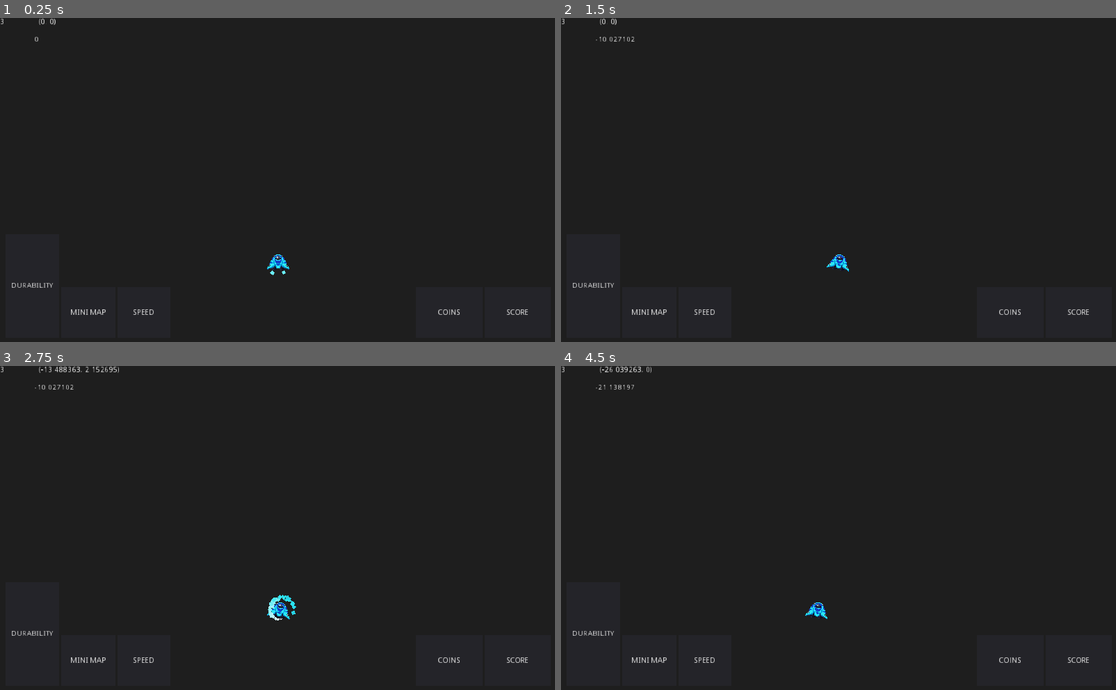
Above: before the commit, frames 1-4 (two rows, left to right).
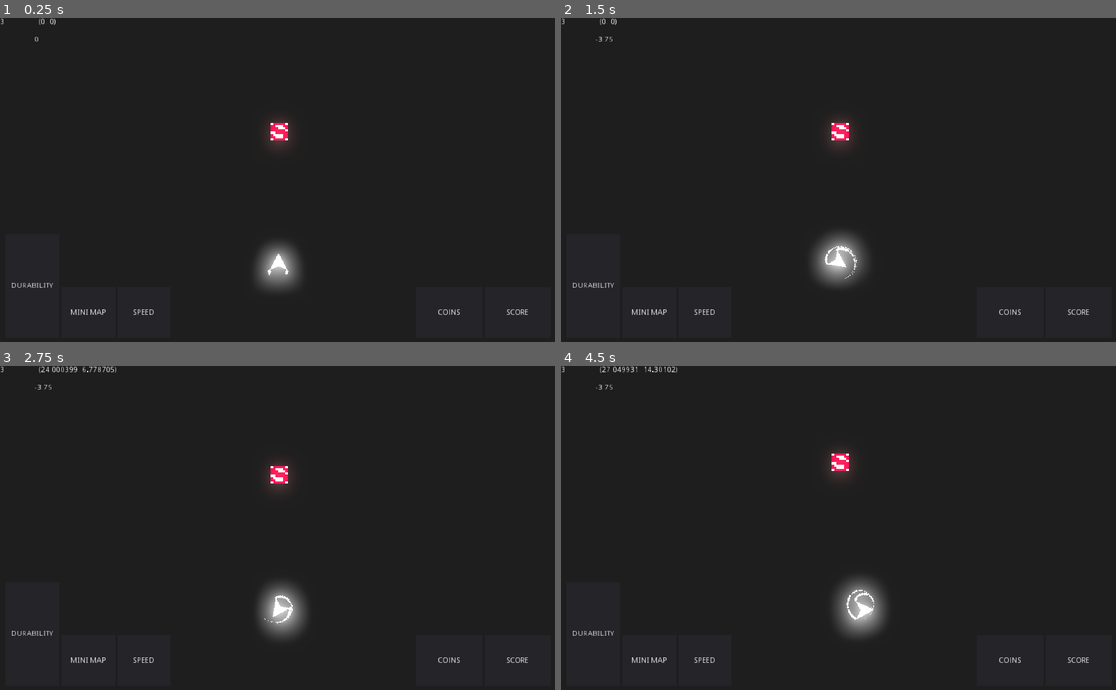
Above: after the commit, the same moments.

Repository: Nexe08/Lost-in-space
Game: Godot game, scene res://Scene/Main.tscn
Same seed, same stepped clock (60 frames per second), same inputs: the game is played once before the commit and once after it.
Inputs:
- Up to frame 1 (0.25 s): no input
- Up to frame 2 (1.5 s): tap Enter at 0.5 s; hold A (a) 0.53-1.28 s; tap D (d) at 0.8, 1.35 s
- Up to frame 3 (2.75 s): tap S (s) at 1.55 s; hold S (s) from 2.03 s (still down); tap W (w) at 2.3 s
- Up to frame 4 (4.5 s): release S (s) at 2.78 s; tap W (w) at 2.85 s; tap A (a) at 3.05 s; hold A (a) 3.53-4.28 s; tap D (d) at 3.8, 4.35 s

The runs differ from the first frame. In frame 1, 1.3% of the frame differs, in the area x 46-55%, y 31-84%; in frame 2, 1.6%; in frame 3, 1.7%; in frame 4, 2.0%, in the area x 6-59%, y 0-84%.

Commit message:
Feature power up (#3)
* Bug in ship control is fixed.

* Implemented Power Up detection.

* Implemented connection between player and power Up.

* Implemented early stage of power up distribution.

* Added placeholder sprite for powerup icon.

* Added new ship sprite and new power up.

Diff:
--- a/Scene/Main.tscn
+++ b/Scene/Main.tscn
@@ -1,9 +1,22 @@
-[gd_scene load_steps=5 format=2]
+[gd_scene load_steps=7 format=2]
 
 [ext_resource path="res://Script/Main.gd" type="Script" id=1]
 [ext_resource path="res://Scene/Ship/Ship.tscn" type="PackedScene" id=2]
 [ext_resource path="res://Script/Camera.gd" type="Script" id=3]
 [ext_resource path="res://Scene/UI/Hud.tscn" type="PackedScene" id=4]
+[ext_resource path="res://Scene/PowerUp/PowerUp.tscn" type="PackedScene" id=5]
+
+[sub_resource type="Environment" id=1]
+background_mode = 4
+glow_enabled = true
+glow_levels/1 = true
+glow_levels/2 = true
+glow_levels/5 = false
+glow_intensity = 0.01
+glow_strength = 1.68
+glow_blend_mode = 1
+glow_bicubic_upscale = true
+glow_high_quality = true
 
 [node name="Main" type="Node2D"]
 script = ExtResource( 1 )
@@ -19,3 +32,15 @@
 [node name="CanvasLayer" type="CanvasLayer" parent="."]
 
 [node name="Hud" parent="CanvasLayer" instance=ExtResource( 4 )]
+
+[node name="PowerUp" parent="." instance=ExtResource( 5 )]
+position = Vector2( 514, 57 )
+
+[node name="PowerUpDestributionTiemerDebug" type="Timer" parent="."]
+wait_time = 10.0
+autostart = true
+
+[node name="WorldEnvironment" type="WorldEnvironment" parent="."]
+environment = SubResource( 1 )
+
+[connection signal="timeout" from="PowerUpDestributionTiemerDebug" to="." method="_on_PowerUpDestributionTiemerDebug_timeout"]
--- a/Scene/PowerUp/PowerUp.tscn
+++ b/Scene/PowerUp/PowerUp.tscn
@@ -1,6 +1,6 @@
 [gd_scene load_steps=4 format=2]
 
-[ext_resource path="res://assate/Placeholder_32.png" type="Texture" id=1]
+[ext_resource path="res://assate/PowerUp_icon_placeholder.png" type="Texture" id=1]
 [ext_resource path="res://Script/PowerUp.gd" type="Script" id=2]
 
 [sub_resource type="CircleShape2D" id=1]
@@ -13,6 +13,12 @@
 
 [node name="Sprite" type="Sprite" parent="."]
 texture = ExtResource( 1 )
+hframes = 4
 
 [node name="CollisionShape2D" type="CollisionShape2D" parent="."]
 shape = SubResource( 1 )
+
+[node name="LifeTime" type="Timer" parent="."]
+wait_time = 5.0
+
+[connection signal="timeout" from="LifeTime" to="." method="_on_LifeTime_timeout"]
--- a/Scene/Ship/Ship.tscn
+++ b/Scene/Ship/Ship.tscn
@@ -1,23 +1,18 @@
-[gd_scene load_steps=8 format=2]
+[gd_scene load_steps=7 format=2]
 
 [ext_resource path="res://Script/Ship.gd" type="Script" id=1]
-[ext_resource path="res://assate/Spaceships.png" type="Texture" id=2]
+[ext_resource path="res://assate/Ship_Sprite.png" type="Texture" id=2]
 [ext_resource path="res://Save/EXPORT/ship_thurster_mid.wav" type="AudioStream" id=5]
 
 [sub_resource type="PhysicsMaterial" id=1]
 bounce = 1.0
 absorbent = true
 
-[sub_resource type="CapsuleShape2D" id=2]
-radius = 12.0
-height = 6.0
+[sub_resource type="CircleShape2D" id=6]
+radius = 97.3242
 
-[sub_resource type="Curve" id=4]
-_data = [ Vector2( 0, 0.307377 ), 0.0, 0.0, 0, 0, Vector2( 0.0821918, 1 ), 0.0, 0.0, 0, 0, Vector2( 0.815068, 0.75 ), 0.0, 0.0, 0, 0, Vector2( 1, 0 ), 0.0, 0.0, 0, 0 ]
-
-[sub_resource type="Gradient" id=5]
-offsets = PoolRealArray( 0, 0.333333, 1 )
-colors = PoolColorArray( 1, 1, 1, 1, 0.172549, 0.909804, 0.960784, 1, 0.0705882, 0.305882, 0.537255, 1 )
+[sub_resource type="Curve" id=7]
+_data = [ Vector2( 0, 1 ), 0.0, 0.0, 0, 0, Vector2( 1, 0 ), 0.0, 0.0, 0, 0 ]
 
 [node name="Ship" type="RigidBody2D"]
 collision_layer = 2
@@ -28,22 +23,37 @@
 contact_monitor = true
 script = ExtResource( 1 )
 
-[node name="CollisionShape2D" type="CollisionShape2D" parent="."]
-shape = SubResource( 2 )
+[node name="CollisionShape2D" type="CollisionPolygon2D" parent="."]
+visible = false
+polygon = PoolVector2Array( 0, -16, -16, 16, 0, 8, 16, 16 )
+
+[node name="PickUpDetectore" type="Area2D" parent="."]
+visible = false
+collision_layer = 0
+collision_mask = 32
+monitorable = false
+
+[node name="CollisionShape2D" type="CollisionShape2D" parent="PickUpDetectore"]
+shape = SubResource( 6 )
+
+[node name="PrevPositionAssigner" type="Timer" parent="."]
+wait_time = 0.5
+autostart = true
+
+[node name="ThursterSFX" type="AudioStreamPlayer" parent="."]
+stream = ExtResource( 5 )
 
 [node name="Sprite" type="Sprite" parent="."]
-rotation = -1.5708
+self_modulate = Color( 2, 2, 2, 1 )
 texture = ExtResource( 2 )
-hframes = 5
-vframes = 3
-frame = 14
 
 [node name="leftThuster" type="CPUParticles2D" parent="."]
-position = Vector2( -8, 15 )
+self_modulate = Color( 2, 2, 2, 1 )
+position = Vector2( -16, 16 )
 amount = 54
 local_coords = false
 direction = Vector2( 0, 1 )
-spread = 63.71
+spread = 0.0
 gravity = Vector2( 0, 0 )
 initial_velocity = 23.36
 angular_velocity = 14.61
@@ -51,17 +61,17 @@
 damping = 13.51
 angle = 233.5
 angle_random = 0.54
-scale_amount = 7.74
+scale_amount = 4.68
 scale_amount_random = 0.69
-scale_amount_curve = SubResource( 4 )
-color_ramp = SubResource( 5 )
+scale_amount_curve = SubResource( 7 )
 
 [node name="rightThuster" type="CPUParticles2D" parent="."]
-position = Vector2( 7, 15 )
+self_modulate = Color( 2, 2, 2, 1 )
+position = Vector2( 16, 16 )
 amount = 54
 local_coords = false
 direction = Vector2( 0, 1 )
-spread = 63.71
+spread = 0.0
 gravity = Vector2( 0, 0 )
 initial_velocity = 23.36
 angular_velocity = 14.61
@@ -69,17 +79,9 @@
 damping = 13.51
 angle = 233.5
 angle_random = 0.54
-scale_amount = 7.74
+scale_amount = 4.68
 scale_amount_random = 0.69
-scale_amount_curve = SubResource( 4 )
-color_ramp = SubResource( 5 )
-
-[node name="PrevPositionAssigner" type="Timer" parent="."]
-wait_time = 0.5
-autostart = true
-
-[node name="ThursterSFX" type="AudioStreamPlayer" parent="."]
-stream = ExtResource( 5 )
+scale_amount_curve = SubResource( 7 )
 
 [node name="CanvasLayer" type="CanvasLayer" parent="."]
 
@@ -108,4 +110,5 @@
 }
 
 [connection signal="body_entered" from="." to="." method="_on_Ship_body_entered"]
+[connection signal="body_entered" from="PickUpDetectore" to="." method="_pickup_powerUp"]
 [connection signal="timeout" from="PrevPositionAssigner" to="." method="_on_PrevPositionAssigner_timeout"]
--- a/Script/Autoload/Global.gd
+++ b/Script/Autoload/Global.gd
@@ -10,6 +10,12 @@
 var ship
 
 
+var power_up_path: PackedScene = preload("res://Scene/PowerUp/PowerUp.tscn")
+
+func _ready() -> void:
+    randomize()
+
+
 func constrain_in_screen(node, node_scale: Vector2 = Vector2(32, 32)):
     if node.global_position.x < -node_scale.x:
         node.global_position.x = screen_size.x + node_scale.x
--- a/Script/Main.gd
+++ b/Script/Main.gd
@@ -18,13 +18,27 @@
     for _i in range(astroid_density):
         _spawn_astroid()
 
-# for testing we gonna spawn astroied in side screen
+
 func _spawn_astroid():
     var instance = a.instance()
     add_child(instance)
+
+
+func _spawn_power_up(data):
+    if is_instance_valid(Global.ship):
+        var power_up_instance = Global.power_up_path.instance()
+        power_up_instance.global_position = Vector2(data.position.x, Global.ship.global_position.y - 900)
+        add_child(power_up_instance)
 
 
 # signal connection
 func _on_astroid_destroyed():
     # spawn new astriod in reqired place
     _spawn_astroid()
+
+
+# DEBUG
+func _on_PowerUpDestributionTiemerDebug_timeout() -> void:
+    _spawn_power_up({"position": Vector2(rand_range(0, 341), 0)})
+    _spawn_power_up({"position": Vector2(rand_range(341, 682), 0)})
+    _spawn_power_up({"position": Vector2(rand_range(682, 1024), 0)})
--- a/Script/PowerUp.gd
+++ b/Script/PowerUp.gd
@@ -1,9 +1,55 @@
 extends RigidBody2D
 # PowerUp
 
-enum TYPES{HEALING, SPEED, SCOREBOOST}
+enum TYPES{REAPAIRING, SPEED, SCOREBOOST, UNBRACKABLE}
 export (TYPES) var PowerUpType
+
+onready var sprite = $Sprite
 
 
 func _ready() -> void:
-    pass # Replace with function body.
+    var chooice = [TYPES.REAPAIRING, TYPES.SPEED, TYPES.SCOREBOOST, TYPES.UNBRACKABLE]
+    chooice.shuffle()
+    PowerUpType = chooice[0]
+
+    match PowerUpType:
+        TYPES.REAPAIRING:
+            sprite.frame = 0
+
+        TYPES.SPEED:
+            sprite.frame = 1
+
+        TYPES.SCOREBOOST:
+            sprite.frame = 2
+
+        TYPES.UNBRACKABLE:
+            sprite.frame = 3
+
+
+func _self_destruction():
+    queue_free()
+
+
+func _on_LifeTime_timeout() -> void:
+    _self_destruction()
+
+
+func pickUp(node):
+    match PowerUpType:
+        TYPES.REAPAIRING:
+            if node.has_method("apply_repearing"):
+                node.apply_repearing(1)
+
+        TYPES.SPEED:
+            if node.has_method("apply_speed_boost"):
+                node.apply_speed_boost(5)
+
+        TYPES.SCOREBOOST:
+            if node.has_method("apply_score_boost"):
+                node.apply_score_boost(10)
+
+        TYPES.UNBRACKABLE:
+            if node.has_method("apply_unbrackability"):
+                node.apply_unbrackability(5)
+
+    _self_destruction()
--- a/Script/Ship.gd
+++ b/Script/Ship.gd
@@ -29,23 +29,26 @@
     # clamping
     durability = clamp(durability, 0, 3) # hard codded max durability
 
-#    angular_velocity = clamp(angular_velocity, -5, 5)
-#
-#    if linear_velocity.x > MAX_VELOCITY.x:
-#        linear_velocity.x = lerp(linear_velocity.x, MAX_VELOCITY.x, 10 * delta)
-#    elif linear_velocity.x < -MAX_VELOCITY.x:
-#        linear_velocity.x = lerp(linear_velocity.x, -MAX_VELOCITY.x, 10 * delta)
+    if angular_velocity < -5:
+        angular_velocity = -5
+    elif angular_velocity > 5:
+        angular_velocity = 5
+
+    if linear_velocity.x < -MAX_VELOCITY.x:
+        linear_velocity.x = -MAX_VELOCITY.x
+    elif linear_velocity.x > MAX_VELOCITY.x:
+        linear_velocity.x = MAX_VELOCITY.x
 
     if linear_velocity.y < -MAX_VELOCITY.y:
-        linear_velocity.y = lerp(linear_velocity.y, -MAX_VELOCITY.y, 10 * delta)
+        linear_velocity.y = -MAX_VELOCITY.y
     elif linear_velocity.y > MAX_VELOCITY.y:
-        linear_velocity.y = lerp(linear_velocity.y, MAX_VELOCITY.y, 10 * delta)
+        linear_velocity.y = MAX_VELOCITY.y
 
 
 func _integrate_forces(_state: Physics2DDirectBodyState) -> void:
     if Input.is_action_pressed("w"):
-        lt.emitting = true
-        rt.emitting = true
+#        lt.emitting = true
+#        rt.emitting = true
         applied_force = thrust.rotated(rotation)
 
         if thuster_sfx.playing == false:
@@ -53,8 +56,8 @@
     elif Input.is_action_pressed("s"):
         applied_force = -(thrust / 2).rotated(rotation)
     else:
-        lt.emitting = false
-        rt.emitting = false
+#        lt.emitting = false
+#        rt.emitting = false
         applied_force = Vector2.ZERO
 
         thuster_sfx.stop()
@@ -88,3 +91,27 @@
 
     durability -= 1
     # add effects
+
+
+func _pickup_powerUp(body: Node) -> void:
+    body.pickUp(self)
+
+
+"""
+    Power Up (Function)
+"""
+
+func apply_repearing(value: float):
+    durability += value
+#    print("applying reapearing")
+
+
+func apply_speed_boost(boost_time: float):
+    print("applying speed boost")
+
+
+func apply_score_boost(increament_in_score: float):
+    print("applying score boost")
+
+func apply_unbrackability(unbrackability_time: float):
+    print("applying unbrackability")
Binary file added: assate/PowerUp_icon_placeholder.png
Binary file added: assate/Ship_Sprite.png
